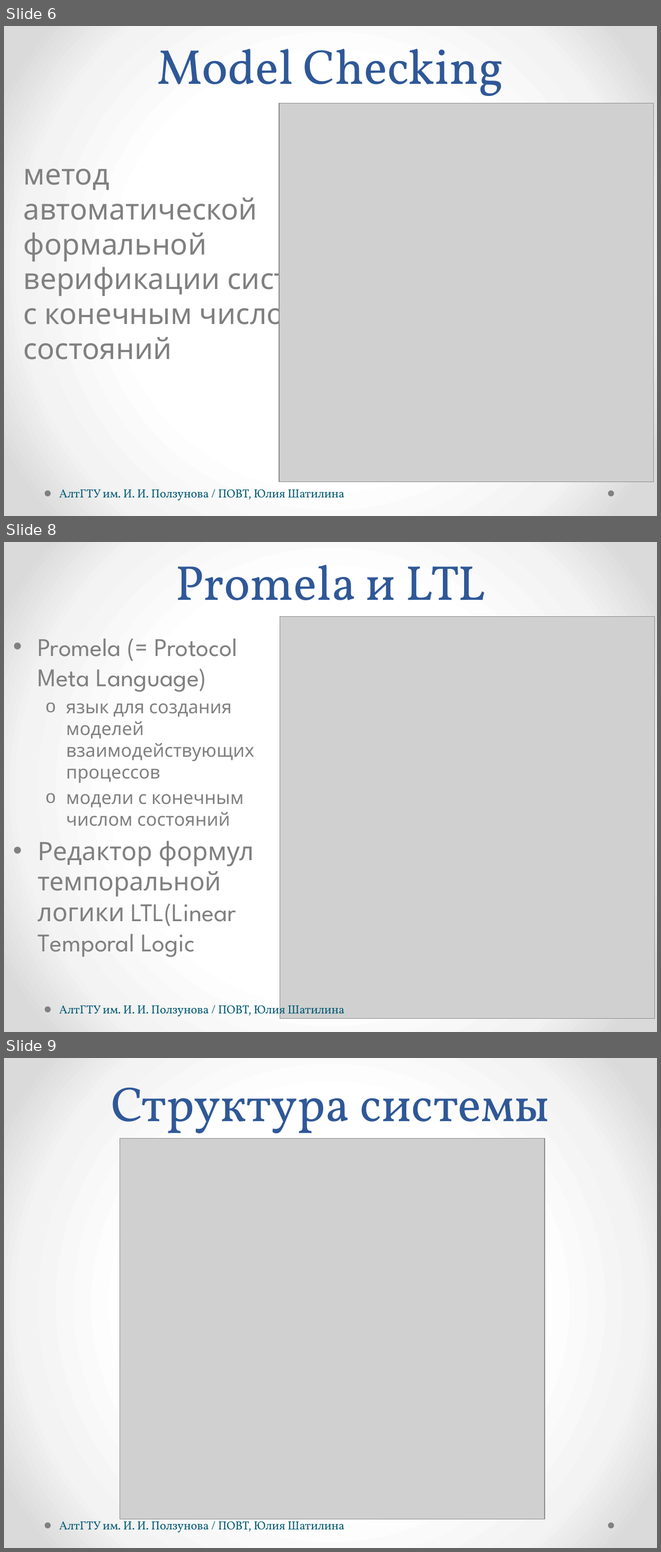
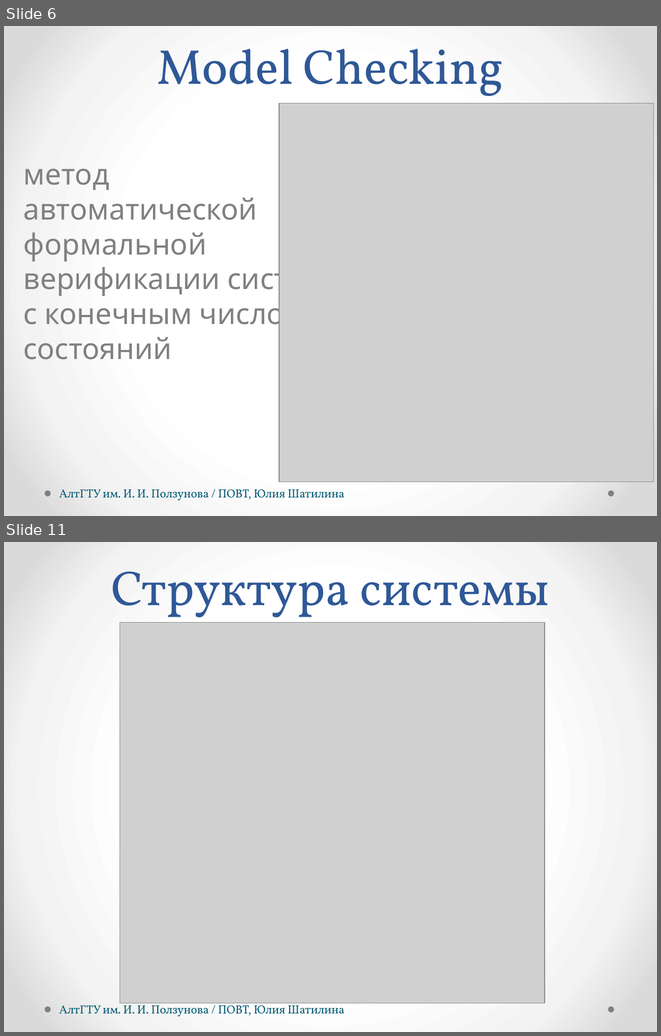
Before and after one commit to hisohito/proto-doc, a slide deck: shatilina.pptx. Shown one above the other, each under a label of ours: slides 6, 8 and 9 before the commit, slides 6 and 11 after it; the slides between them are not shown. The pictures are 661x1552 and 661x1036 pixels, drawn with LibreOffice and Linux fonts; fonts in the diff are those of the drawing; grey boxes stand for pictures. Boxes give left, top, right and bottom in pixels: in the first picture for what was removed or moved away, otherwise in the second. Text is boxed around its words. In the diff, an @@ line names an element or a change of style, - is before the commit and + after.

```diff
--- a/shatilina.pptx
+++ b/shatilina.pptx
@@ slide 8 removed at <box>4,542,657,1032</box>, background gradient #FFFFFF to #F4F4F4 to #DADADA; not listed: 1 template element that a slide beside it also shows @@
@@ title removed at <box>175,565,485,622</box> @@
-Promela и LTL
@@ picture removed at <box>280,616,654,1018</box> @@
@@ text removed at <box>37,638,254,957</box> @@
-• Promela (= Protocol Meta Language)
-  o язык для создания моделей взаимодействующих процессов
-  o модели с конечным числом состояний
-• Редактор формул темпоральной логики LTL(Linear Temporal Logic
@@ text removed at <box>59,1002,344,1019</box> @@
-АлтГТУ им. И. И. Ползунова / ПОВТ, Юлия Шатилина
@@ what was slide 9 is now slide 11 @@
```
Also in this commit, not shown: 2 slides changed, 3 slides added, 2 other files.
